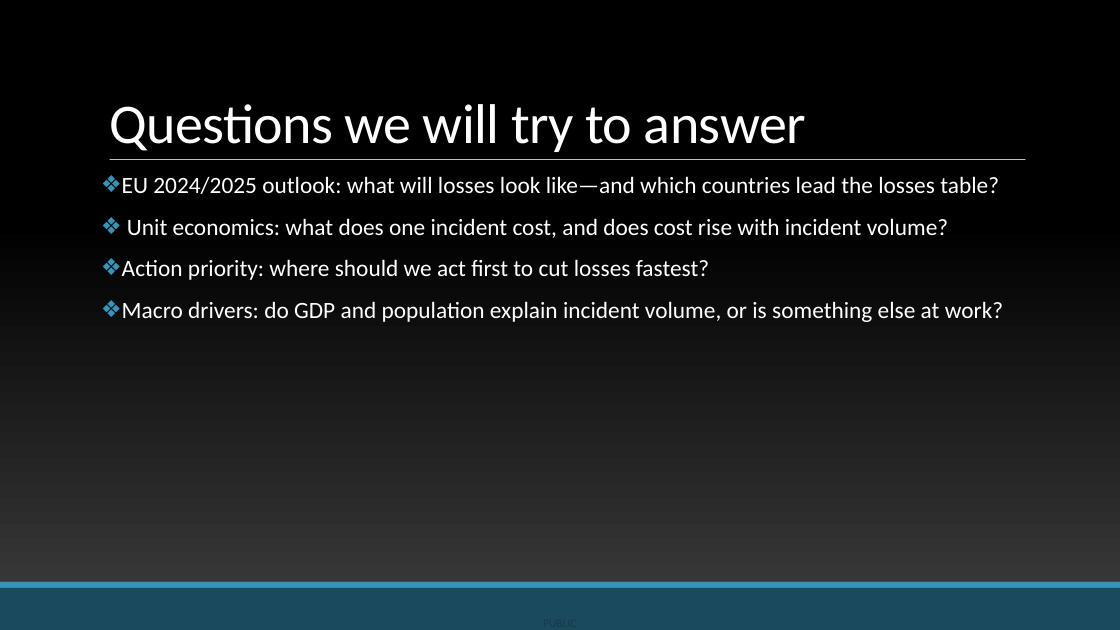
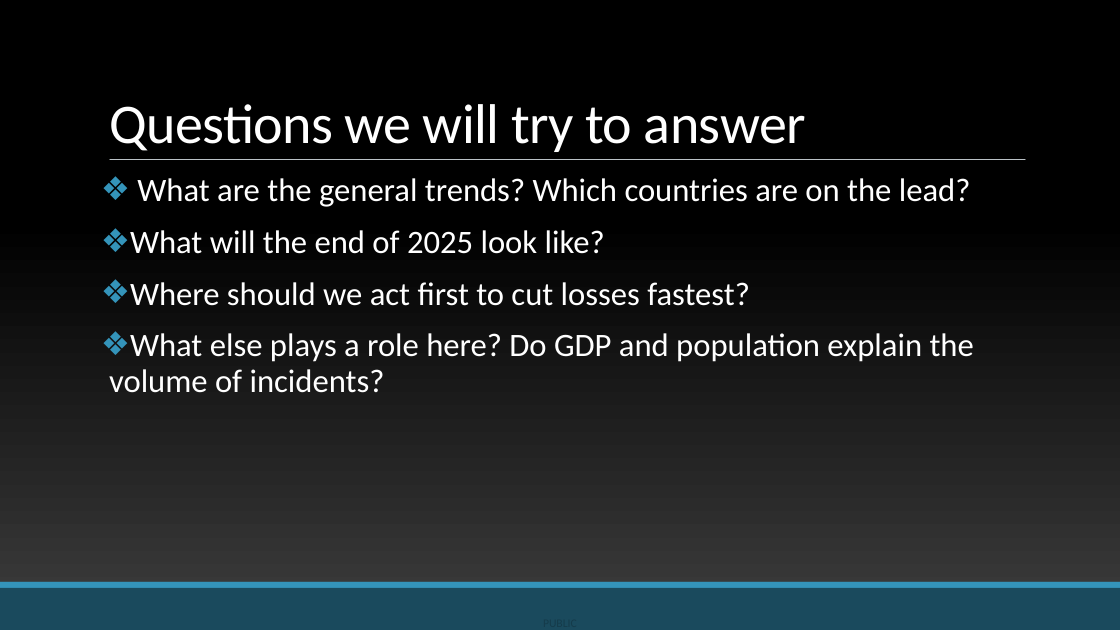
Before and after one commit to KozA777/cyber_project, a slide deck: slide 2 of FINAL_PRESENTATION.pptx (slide 4 before the commit). Drawn at 1120x630 pixels with LibreOffice and Linux fonts; fonts in the diff are those of the drawing; background and template pictures are left out. Boxes give left, top, right and bottom in pixels: in the first picture for what was removed or moved away, otherwise in the second. Text is boxed around its words. In the diff, an @@ line names an element or a change of style, - is before the commit and + after.

```diff
--- a/FINAL_PRESENTATION.pptx
+++ b/FINAL_PRESENTATION.pptx
@@ text at (109, 178, 974, 393): text changed; size 20 to 28 pt @@
-❖ EU 2024/2025 outlook: what will losses look like—and which countries lead the losses table?
-❖ Unit economics: what does one incident cost, and does cost rise with incident volume?
-❖ Action priority: where should we act first to cut losses fastest?
-❖ Macro drivers: do GDP and population explain incident volume, or is something else at work?
+❖ What are the general trends? Which countries are on the lead?
+❖ What will the end of 2025 look like?
+❖ Where should we act first to cut losses fastest?
+❖ What else plays a role here? Do GDP and population explain the volume of incidents?
```
Also in this commit, not shown: 13 other slides changed, 2 slides removed.
